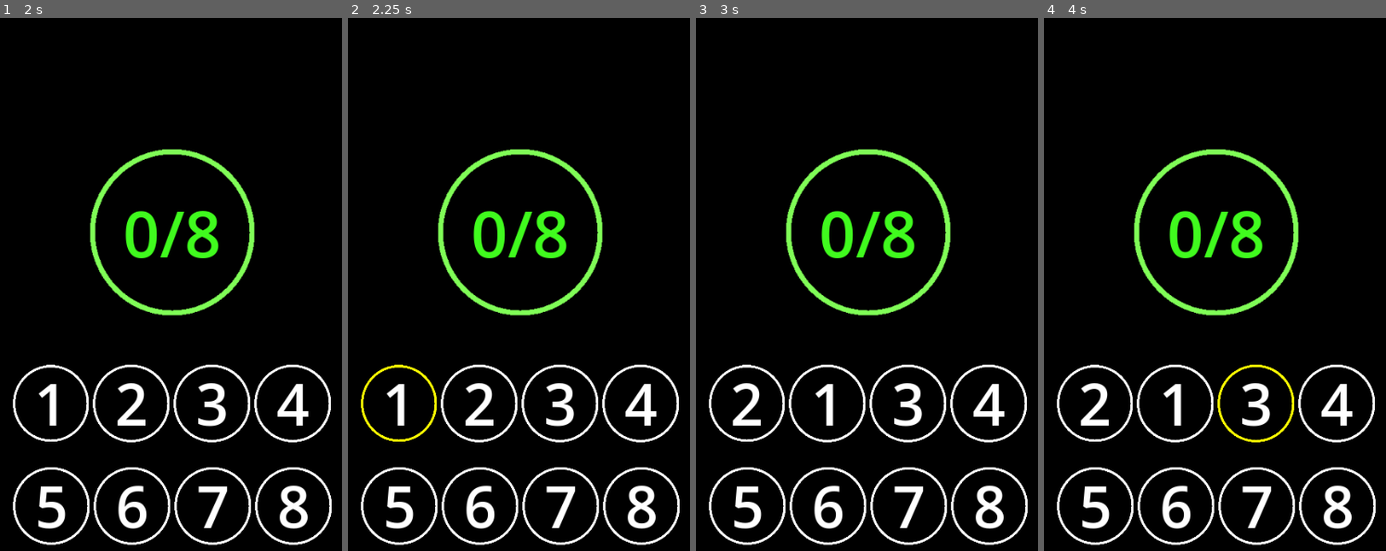
Above: before the commit, frames 1-4 (left to right).
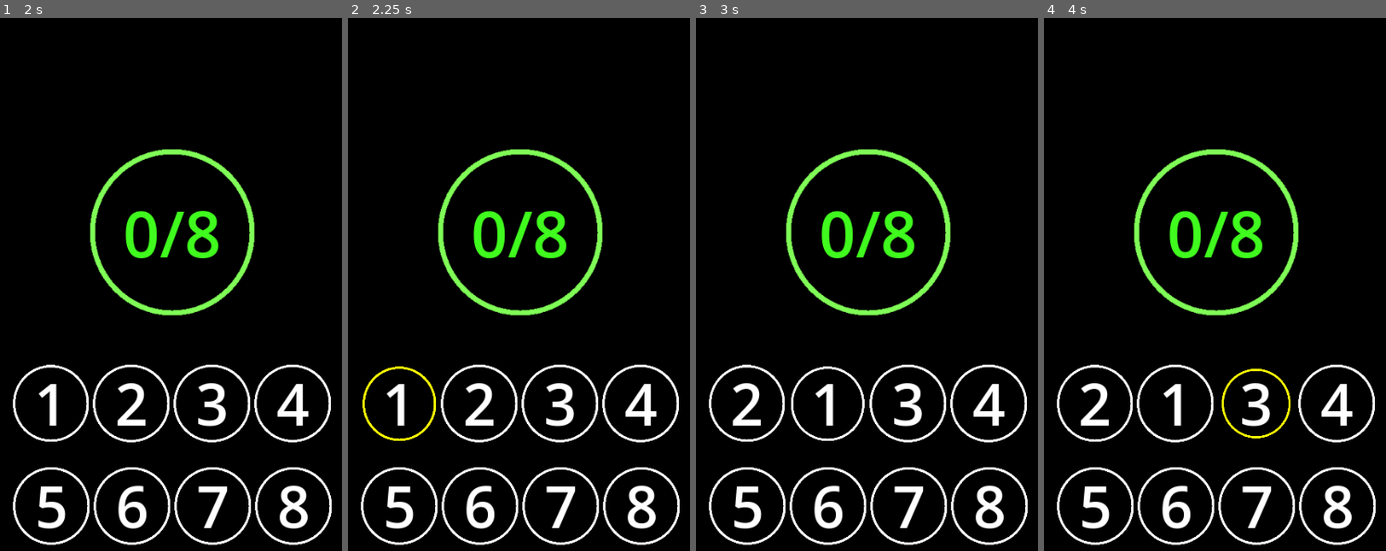
Above: after the commit, the same moments.

Repository: XanderMax/unshuffle
Game: Godot game, scene res://scenes/main.tscn
Same seed, same stepped clock (60 frames per second), same inputs: the game is played once before the commit and once after it.
Inputs (mouse positions are in pixels of both pictures, inside the frame that each line leads up to):
- Up to frame 1 (2 s): click "NEW GAME" at 0.5 s; move the mouse to (246, 353) at 1.27 s; click (246, 353) at 1.42 s
- Up to frame 2 (2.25 s): tap Enter at 2 s; move the mouse to (399, 401) at 2.02 s; click (399, 401) at 2.17 s
- Up to frame 3 (3 s): move the mouse to (825, 401) at 2.77 s; click (825, 401) at 2.92 s
- Up to frame 4 (4 s): move the mouse to (1256, 401) at 3.52 s; click (1256, 401) at 3.67 s

Frame 1 is identical in both runs. In frame 2, 0.5% of the frame differs, in the area x 3-27%, y 65-80%; in frame 3, 0.6%; in frame 4, 0.8%, in the area x 50-74%, y 65-80%.

Commit message:
Add animation to number card

Diff:
--- a/godot/scenes/number_card.gd
+++ b/godot/scenes/number_card.gd
@@ -10,15 +10,15 @@
 const _circle_locked_texture: Resource = preload("res://imgs/04_circle_white_gray_bg.png")
 
 
-var _locked:bool = false
 var _selected: bool = false
 
 
 func _gui_input(event):
 	if not (event is InputEventMouseButton):
 		return
-	var mouseEvent:InputEventMouseButton = event as InputEventMouseButton
-	if event.is_pressed() and event.button_index == MOUSE_BUTTON_LEFT:
+	var mouse_event:InputEventMouseButton = event as InputEventMouseButton
+	if mouse_event.is_pressed() and mouse_event.button_index == MOUSE_BUTTON_LEFT:
+		self.play_beat()
 		self.clicked.emit()
 
 
@@ -43,3 +43,7 @@
 
 func get_text() -> String:
 	return $NumberLabel.text
+
+
+func play_beat():
+	$AnimationPlayer.play("beat")
--- a/godot/scenes/number_card.tscn
+++ b/godot/scenes/number_card.tscn
@@ -1,10 +1,119 @@
-[gd_scene load_steps=4 format=3 uid="uid://dhlq5vq34rl7g"]
+[gd_scene load_steps=7 format=3 uid="uid://dhlq5vq34rl7g"]
 
 [ext_resource type="Script" path="res://scenes/number_card.gd" id="1_tr4l7"]
 [ext_resource type="Texture2D" uid="uid://dcmoda4suqj20" path="res://imgs/03_circle_white.png" id="2_ctvl5"]
 
 [sub_resource type="LabelSettings" id="LabelSettings_xb1ti"]
 font_size = 72
+
+[sub_resource type="Animation" id="Animation_ber1s"]
+resource_name = "beat"
+length = 0.4
+tracks/0/type = "value"
+tracks/0/imported = false
+tracks/0/enabled = true
+tracks/0/path = NodePath("Circle:anchor_left")
+tracks/0/interp = 2
+tracks/0/loop_wrap = true
+tracks/0/keys = {
+"times": PackedFloat32Array(0, 0.2, 0.4),
+"transitions": PackedFloat32Array(1, 1, 1),
+"update": 0,
+"values": [0.0, 0.1, 0.0]
+}
+tracks/1/type = "value"
+tracks/1/imported = false
+tracks/1/enabled = true
+tracks/1/path = NodePath("Circle:anchor_top")
+tracks/1/interp = 2
+tracks/1/loop_wrap = true
+tracks/1/keys = {
+"times": PackedFloat32Array(0, 0.2, 0.4),
+"transitions": PackedFloat32Array(1, 1, 1),
+"update": 0,
+"values": [0.0, 0.1, 0.0]
+}
+tracks/2/type = "value"
+tracks/2/imported = false
+tracks/2/enabled = true
+tracks/2/path = NodePath("Circle:anchor_right")
+tracks/2/interp = 2
+tracks/2/loop_wrap = true
+tracks/2/keys = {
+"times": PackedFloat32Array(0, 0.2, 0.4),
+"transitions": PackedFloat32Array(1, 1, 1),
+"update": 0,
+"values": [1.0, 0.9, 1.0]
+}
+tracks/3/type = "value"
+tracks/3/imported = false
+tracks/3/enabled = true
+tracks/3/path = NodePath("Circle:anchor_bottom")
+tracks/3/interp = 2
+tracks/3/loop_wrap = true
+tracks/3/keys = {
+"times": PackedFloat32Array(0, 0.2, 0.4),
+"transitions": PackedFloat32Array(1, 1, 1),
+"update": 0,
+"values": [1.0, 0.9, 1.0]
+}
+
+[sub_resource type="Animation" id="Animation_7ui1l"]
+length = 0.001
+tracks/0/type = "value"
+tracks/0/imported = false
+tracks/0/enabled = true
+tracks/0/path = NodePath("Circle:anchor_left")
+tracks/0/interp = 1
+tracks/0/loop_wrap = true
+tracks/0/keys = {
+"times": PackedFloat32Array(0),
+"transitions": PackedFloat32Array(1),
+"update": 0,
+"values": [0.0]
+}
+tracks/1/type = "value"
+tracks/1/imported = false
+tracks/1/enabled = true
+tracks/1/path = NodePath("Circle:anchor_top")
+tracks/1/interp = 1
+tracks/1/loop_wrap = true
+tracks/1/keys = {
+"times": PackedFloat32Array(0),
+"transitions": PackedFloat32Array(1),
+"update": 0,
+"values": [0.0]
+}
+tracks/2/type = "value"
+tracks/2/imported = false
+tracks/2/enabled = true
+tracks/2/path = NodePath("Circle:anchor_right")
+tracks/2/interp = 1
+tracks/2/loop_wrap = true
+tracks/2/keys = {
+"times": PackedFloat32Array(0),
+"transitions": PackedFloat32Array(1),
+"update": 0,
+"values": [1.0]
+}
+tracks/3/type = "value"
+tracks/3/imported = false
+tracks/3/enabled = true
+tracks/3/path = NodePath("Circle:anchor_bottom")
+tracks/3/interp = 1
+tracks/3/loop_wrap = true
+tracks/3/keys = {
+"times": PackedFloat32Array(0),
+"transitions": PackedFloat32Array(1),
+"update": 0,
+"values": [1.0]
+}
+
+[sub_resource type="AnimationLibrary" id="AnimationLibrary_0codi"]
+_data = {
+"RESET": SubResource("Animation_7ui1l"),
+"beat": SubResource("Animation_ber1s")
+}
 
 [node name="NumberCard" type="Control"]
 layout_mode = 3
@@ -18,10 +127,11 @@
 size_flags_horizontal = 3
 size_flags_vertical = 3
 script = ExtResource("1_tr4l7")
+metadata/_edit_vertical_guides_ = [32.0, 392.0]
 
 [node name="Circle" type="TextureRect" parent="."]
 layout_mode = 1
-anchors_preset = 15
+anchors_preset = -1
 anchor_right = 1.0
 anchor_bottom = 1.0
 grow_horizontal = 2
@@ -42,3 +152,8 @@
 label_settings = SubResource("LabelSettings_xb1ti")
 horizontal_alignment = 1
 vertical_alignment = 1
+
+[node name="AnimationPlayer" type="AnimationPlayer" parent="."]
+libraries = {
+"": SubResource("AnimationLibrary_0codi")
+}
